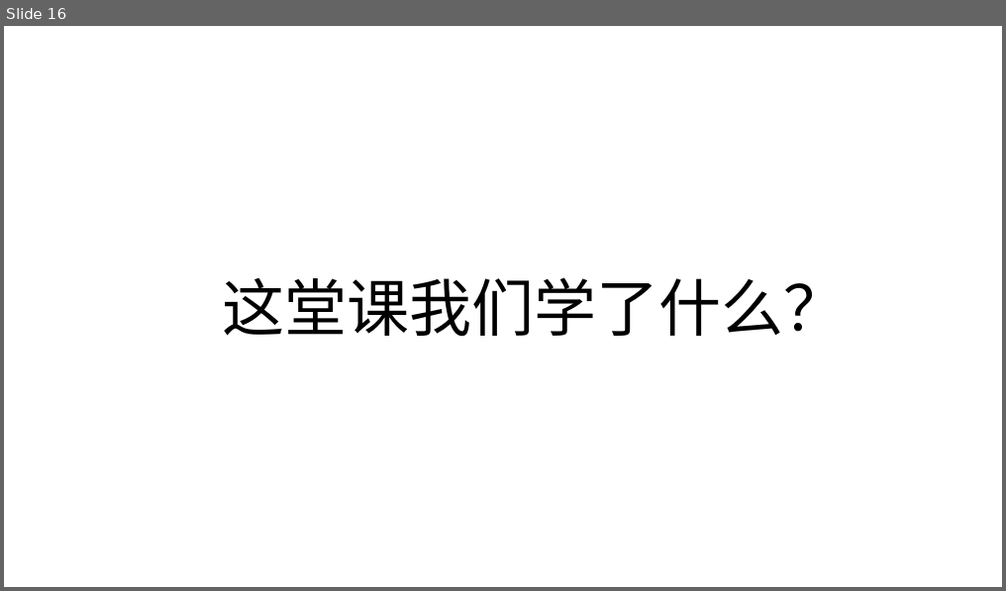
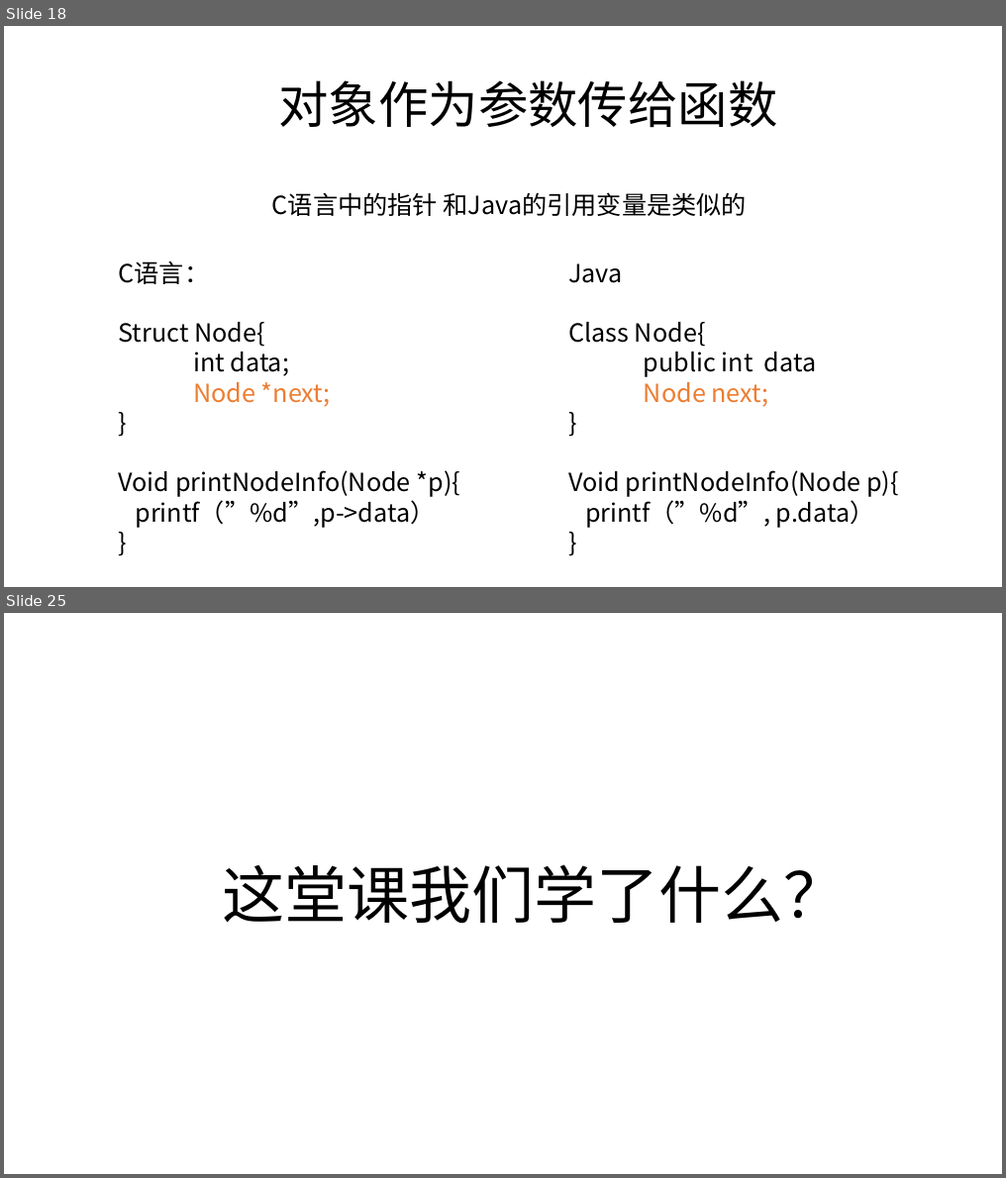
Before and after one commit to zjyesir/hmc_java_1, a slide deck: ppt/9. 对象和类.pptx. Shown one above the other, each under a label of ours: slide 16 before the commit, slides 18 and 25 after it; the slides between them are not shown. The pictures are 1006x591 and 1006x1178 pixels, drawn with LibreOffice and Linux fonts; fonts in the diff are those of the drawing; background and template pictures are left out. Boxes give left, top, right and bottom in pixels: in the first picture for what was removed or moved away, otherwise in the second. Text is boxed around its words. In the diff, an @@ line names an element or a change of style, - is before the commit and + after.

Commit message:
对象和类 ppt做完

```diff
--- a/ppt/9. 对象和类.pptx
+++ b/ppt/9. 对象和类.pptx
@@ slide 18 added at bbox=[4, 26, 1002, 587], background picture (left out) @@
@@ text added at bbox=[278, 80, 777, 128], 48 pt, text #000000 @@
+对象作为参数传给函数
@@ text added at bbox=[272, 192, 746, 216], 24 pt, text #000000 @@
+C语言中的指针 和Java的引用变量是类似的
@@ text added at bbox=[119, 262, 460, 528], 24 pt, text #000000 @@
+C语言：
+Struct Node{
+int data;
+Node *next;
+}
+Void printNodeInfo(Node *p){
+printf（”%d”,p->data）
+}
@@ text added at bbox=[568, 264, 899, 528], 24 pt, text #000000 @@
+Java
+Class Node{
+public int data
+Node next;
+}
+Void printNodeInfo(Node p){
+printf（”%d”, p.data）
+}
@@ what was slide 16 is now slide 25 @@
```
Also in this commit, not shown: 3 slides changed, 18 other slides added, 10 slides removed, 3 other files.
